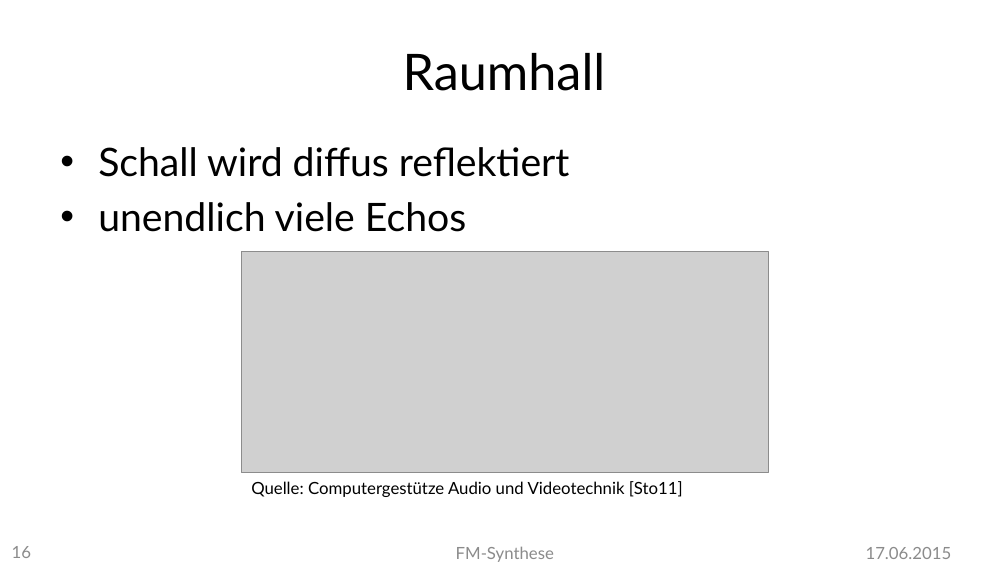
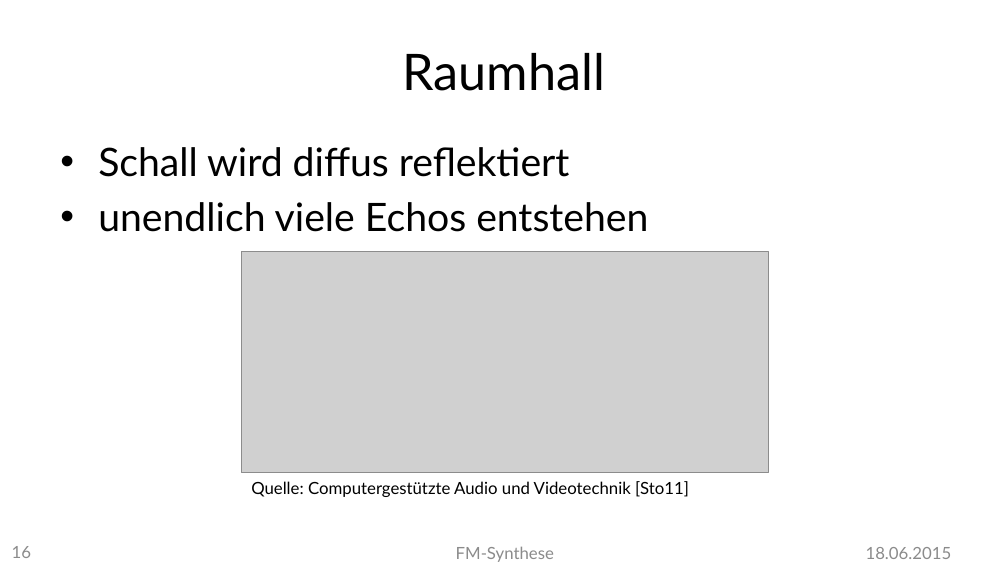
Before and after one commit to MBulli/VSeminar, a slide deck: slide 16 of Praesentation/FMSynthese-Gary.pptx. Drawn at 1008x567 pixels with LibreOffice and Linux fonts; fonts in the diff are those of the drawing; grey boxes stand for pictures; background and template pictures are left out. Boxes give left, top, right and bottom in pixels: in the first picture for what was removed or moved away, otherwise in the second. Text is boxed around its words. In the diff, an @@ line names an element or a change of style, - is before the commit and + after.

```diff
--- a/Praesentation/FMSynthese-Gary.pptx
+++ b/Praesentation/FMSynthese-Gary.pptx
@@ text at box(98, 202, 648, 232): text changed @@
-• unendlich viele Echos
+• unendlich viele Echos entstehen
@@ text at box(251, 481, 689, 497): text changed @@
-Quelle: Computergestütze Audio und Videotechnik [Sto11]
+Quelle: Computergestützte Audio und Videotechnik [Sto11]
@@ text at box(866, 547, 952, 559): text changed @@
-17.06.2015
+18.06.2015
```
Also in this commit, not shown: 17 other slides changed, 1 slide added, 1 other file.
